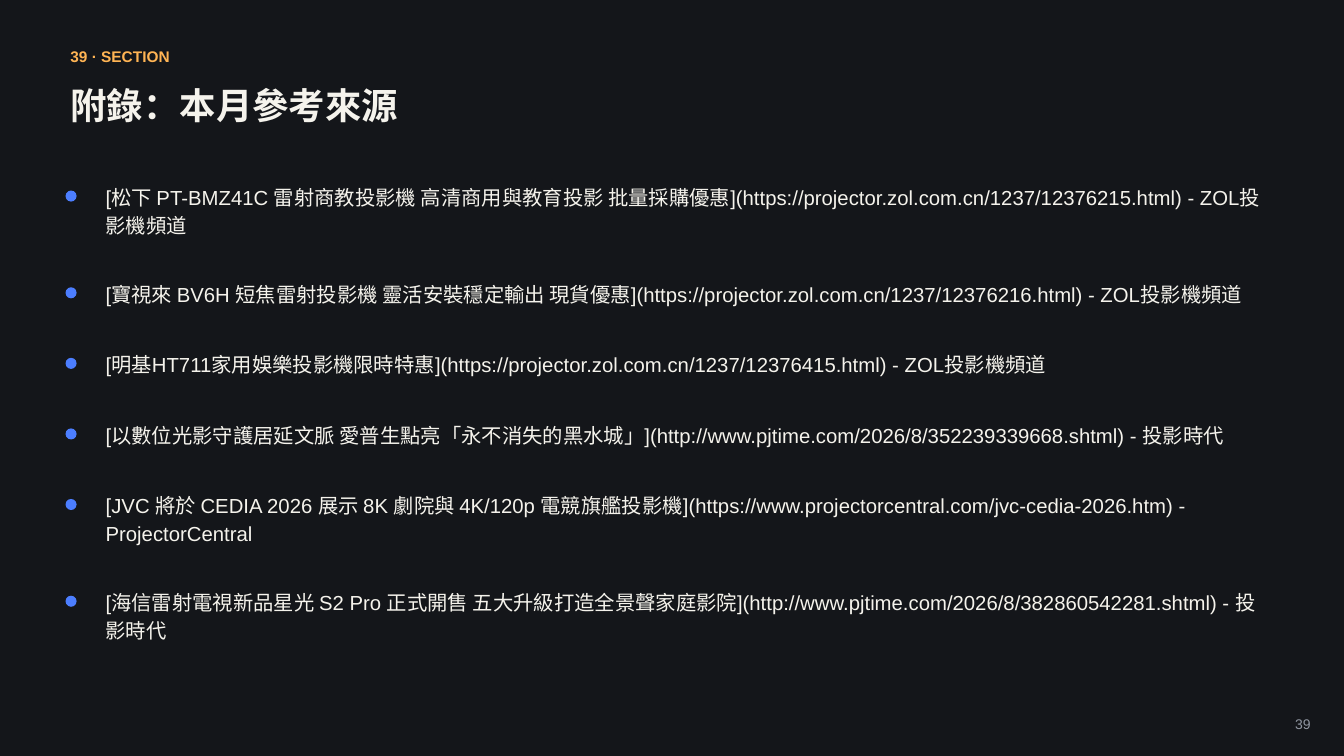
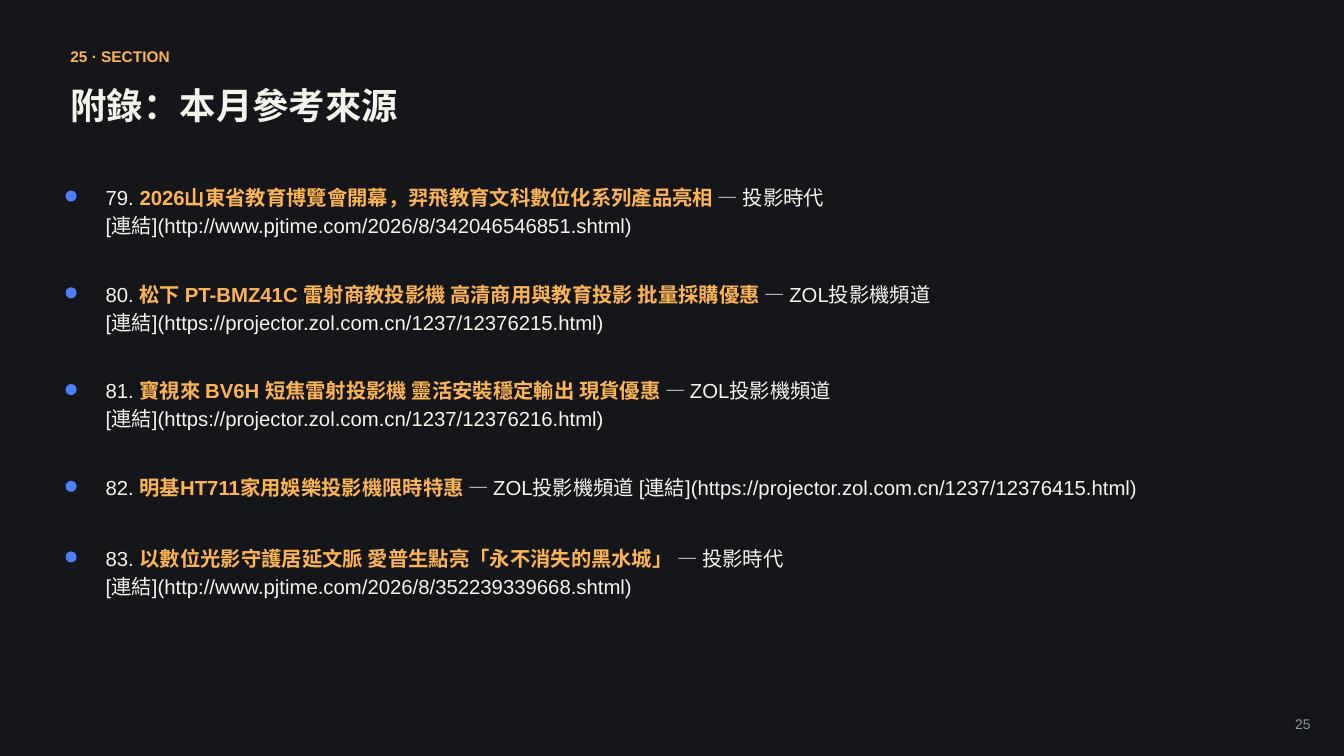
Before and after one commit to coffee30233-gif/Project-Insight, a slide deck: slide 25 of data/reports/2026-08.pptx (slide 39 before the commit). Drawn at 1344x756 pixels with LibreOffice and Linux fonts; fonts in the diff are those of the drawing. Boxes give left, top, right and bottom in pixels: in the first picture for what was removed or moved away, otherwise in the second. Text is boxed around its words. In the diff, an @@ line names an element or a change of style, - is before the commit and + after.

```diff
--- a/data/reports/2026-08.pptx
+++ b/data/reports/2026-08.pptx
@@ text at [70, 51, 170, 62]: text changed @@
-39 · SECTION
+25 · SECTION
@@ text at [106, 188, 824, 238]: text changed @@
-[松下 PT-BMZ41C 雷射商教投影機 高清商用與教育投影 批量採購優惠](https://projector.zol.com.cn/1237/12376215.html) - ZOL投影機頻道
+79. 2026山東省教育博覽會開幕，羿飛教育文科數位化系列產品亮相 — 投影時代 [連結](http://www.pjtime.com/2026/8/342046546851.shtml)
@@ text at [106, 280, 930, 335]: text changed @@
-[寶視來 BV6H 短焦雷射投影機 靈活安裝穩定輸出 現貨優惠](https://projector.zol.com.cn/1237/12376216.html) - ZOL投影機頻道
+80. 松下 PT-BMZ41C 雷射商教投影機 高清商用與教育投影 批量採購優惠 — ZOL投影機頻道 [連結](https://projector.zol.com.cn/1237/12376215.html)
@@ ellipse: place and size @@
-ellipse at [66, 358, 77, 369]
+ellipse at [66, 384, 77, 395]
@@ text at [106, 380, 831, 431]: text changed @@
-[明基HT711家用娛樂投影機限時特惠](https://projector.zol.com.cn/1237/12376415.html) - ZOL投影機頻道
+81. 寶視來 BV6H 短焦雷射投影機 靈活安裝穩定輸出 現貨優惠 — ZOL投影機頻道 [連結](https://projector.zol.com.cn/1237/12376216.html)
@@ text added at [106, 477, 1137, 500], 14.5 pt, text #F5F3EC @@
+82. 明基HT711家用娛樂投影機限時特惠 — ZOL投影機頻道 [連結](https://projector.zol.com.cn/1237/12376415.html)
@@ ellipse: place and size @@
-ellipse at [66, 429, 77, 440]
+ellipse at [66, 481, 77, 492]
@@ text removed at [106, 496, 1173, 546] @@
-[JVC 將於 CEDIA 2026 展示 8K 劇院與 4K/120p 電競旗艦投影機](https://www.projectorcentral.com/jvc-cedia-2026.htm) - ProjectorCentral
@@ ellipse: place and size @@
-ellipse at [66, 499, 77, 510]
+ellipse at [66, 552, 77, 563]
@@ text at [106, 548, 783, 599]: text changed @@
-[以數位光影守護居延文脈 愛普生點亮「永不消失的黑水城」](http://www.pjtime.com/2026/8/352239339668.shtml) - 投影時代
+83. 以數位光影守護居延文脈 愛普生點亮「永不消失的黑水城」 — 投影時代 [連結](http://www.pjtime.com/2026/8/352239339668.shtml)
@@ ellipse removed at [66, 596, 77, 607] @@
@@ text removed at [106, 593, 1255, 640] @@
-[海信雷射電視新品星光 S2 Pro 正式開售 五大升級打造全景聲家庭影院](http://www.pjtime.com/2026/8/382860542281.shtml) - 投影時代
@@ text at [1295, 719, 1311, 729]: text changed @@
-39
+25
```
Also in this commit, not shown: 32 other slides changed, 7 slides added, 25 slides removed, 3 other files.
